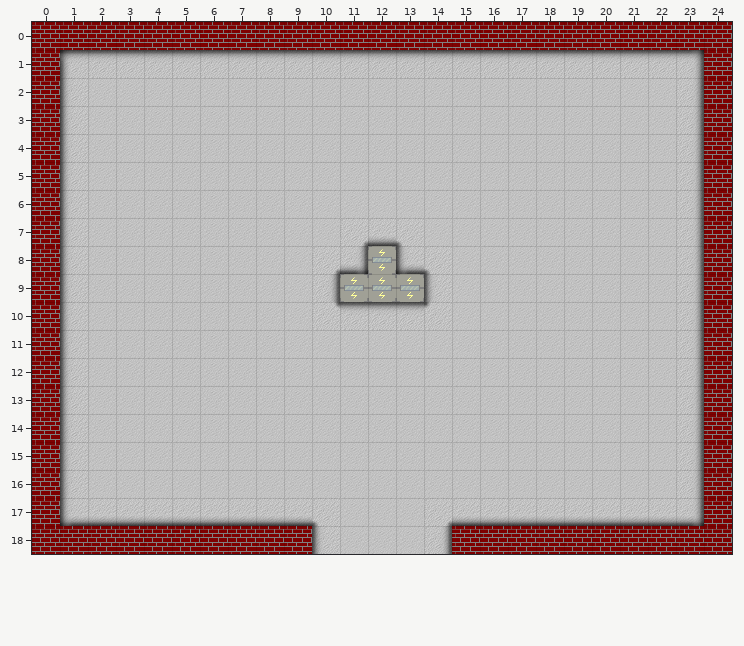
Tiled map -- tiles_map/BossRoom1.tmx. Above, as it was before the edit.
Cells are 32x32 px. Shown: x 0..24, y 0..18.
The result:
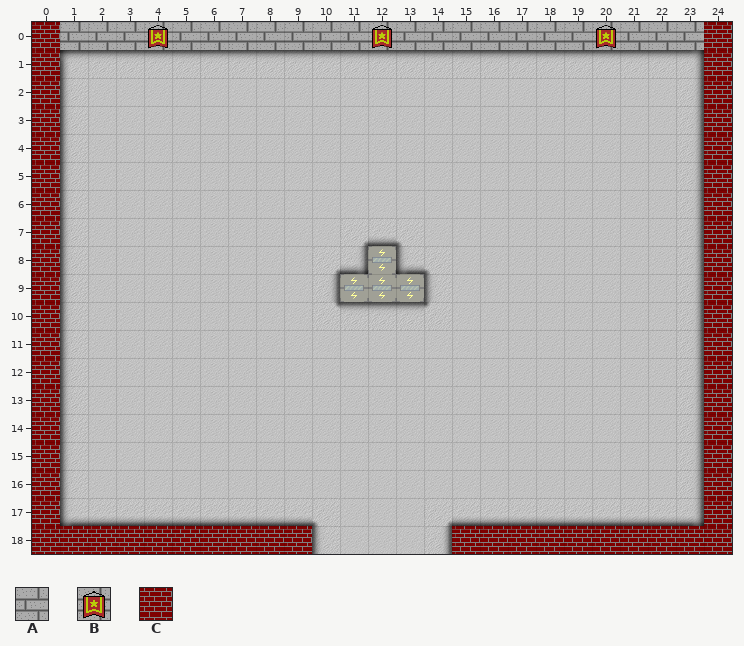
Key: from "Terrain_set": A 20, B 21; from "VieuxSprites": C 16.
_ is an empty cell, . an unchanged one.
Difference:
--- layer "Terrain_TL"
@@ x 1..23 @@
- 0 CCCCCCCCCCCCCCCCCCCCCCC
+ 0 AAABAAAAAAABAAAAAAABAAA
Boxes around the changes in both pictures, in picture pixels (x1, y1, x2, y2):
changed: (60, 22, 704, 50)
